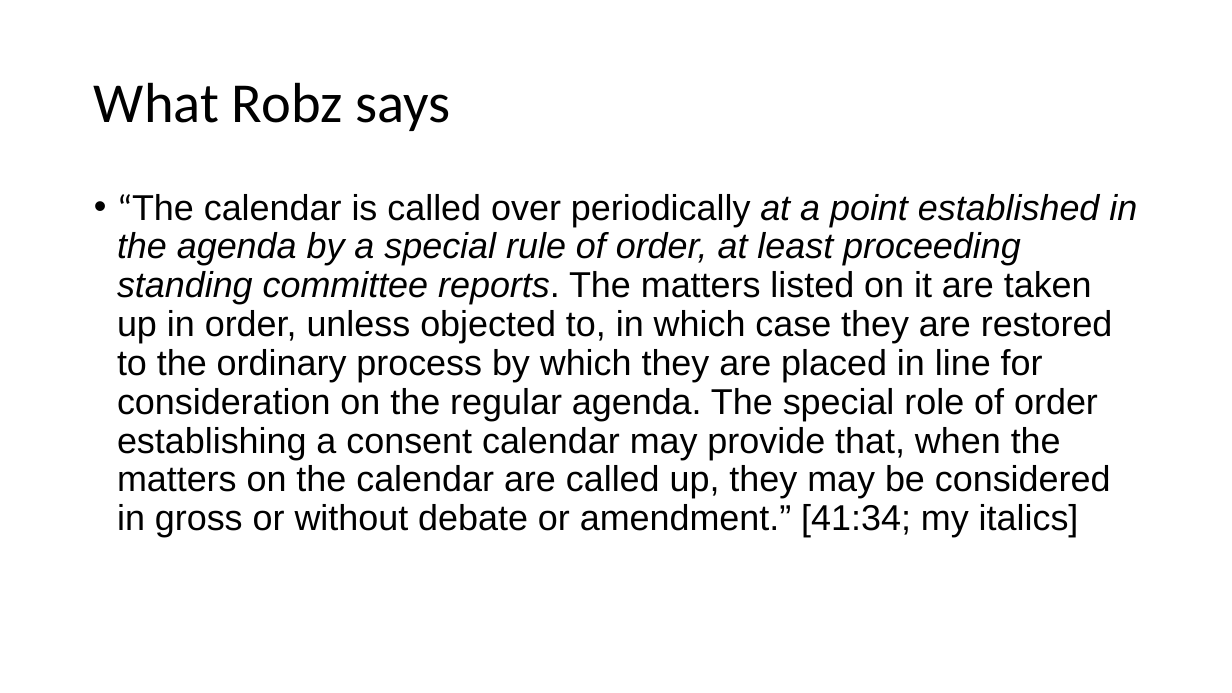
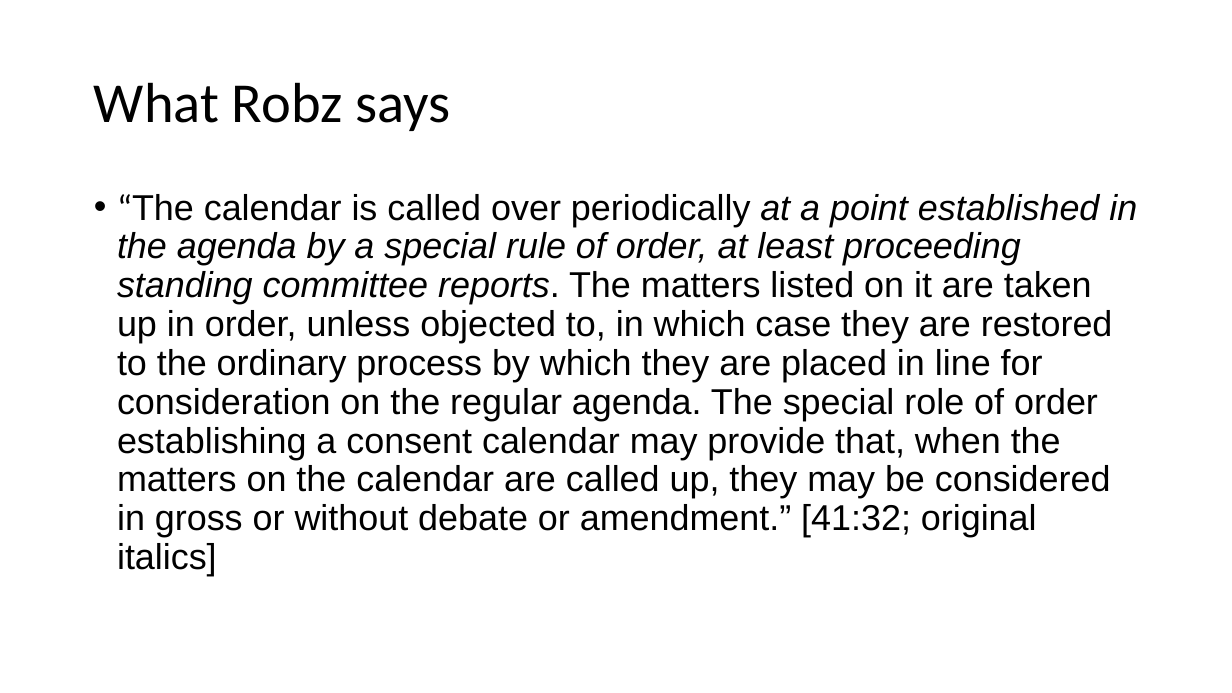
Before and after one commit to AdamSwenson/parliamentary-procedure-explainers, a slide deck: slide 32 of chico-specific/Chico presentation.pptx. Drawn at 1232x693 pixels with LibreOffice and Linux fonts; fonts in the diff are those of the drawing. Boxes give left, top, right and bottom in pixels: in the first picture for what was removed or moved away, otherwise in the second. Text is boxed around its words. In the diff, an @@ line names an element or a change of style, - is before the commit and + after.

Commit message:
fixed error in consent calendar reference

```diff
--- a/chico-specific/Chico presentation.pptx
+++ b/chico-specific/Chico presentation.pptx
@@ text at [117, 194, 1137, 576]: text changed @@
-• “The calendar is called over periodically at a point established in the agenda by a special rule of order, at least proceeding standing committee reports. The matters listed on it are taken up in order, unless objected to, in which case they are restored to the ordinary process by which they are placed in line for consideration on the regular agenda. The special role of order establishing a consent calendar may provide that, when the matters on the calendar are called up, they may be considered in gross or without debate or amendment.” [41:34; my italics]
+• “The calendar is called over periodically at a point established in the agenda by a special rule of order, at least proceeding standing committee reports. The matters listed on it are taken up in order, unless objected to, in which case they are restored to the ordinary process by which they are placed in line for consideration on the regular agenda. The special role of order establishing a consent calendar may provide that, when the matters on the calendar are called up, they may be considered in gross or without debate or amendment.” [41:32; original italics]
```
